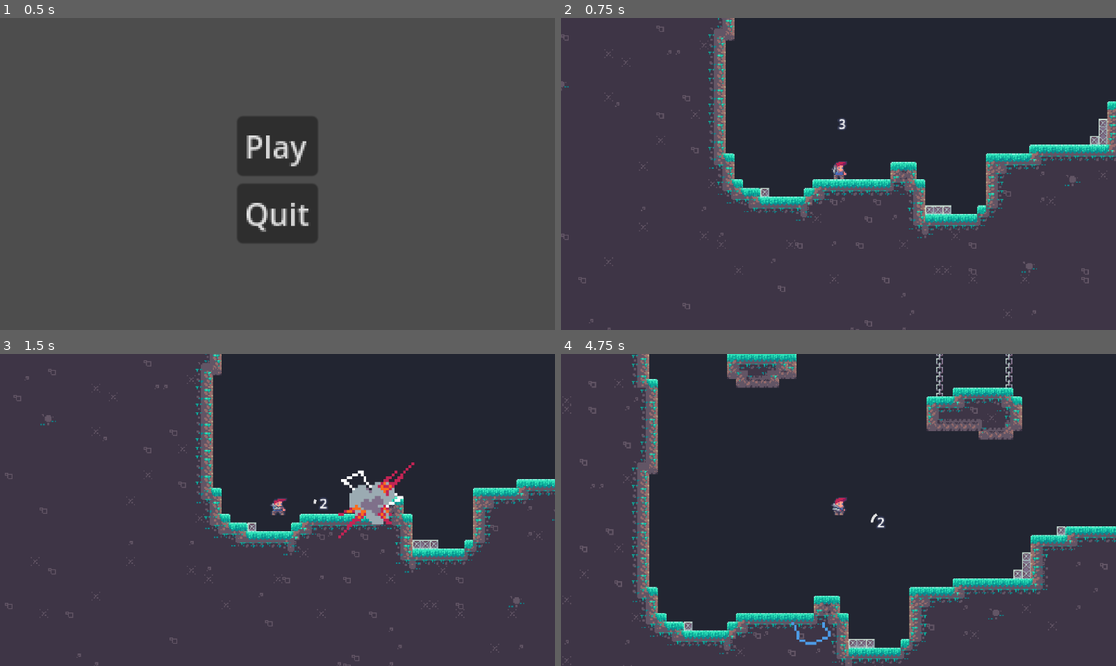
Above: before the commit, frames 1-4 (two rows, left to right).
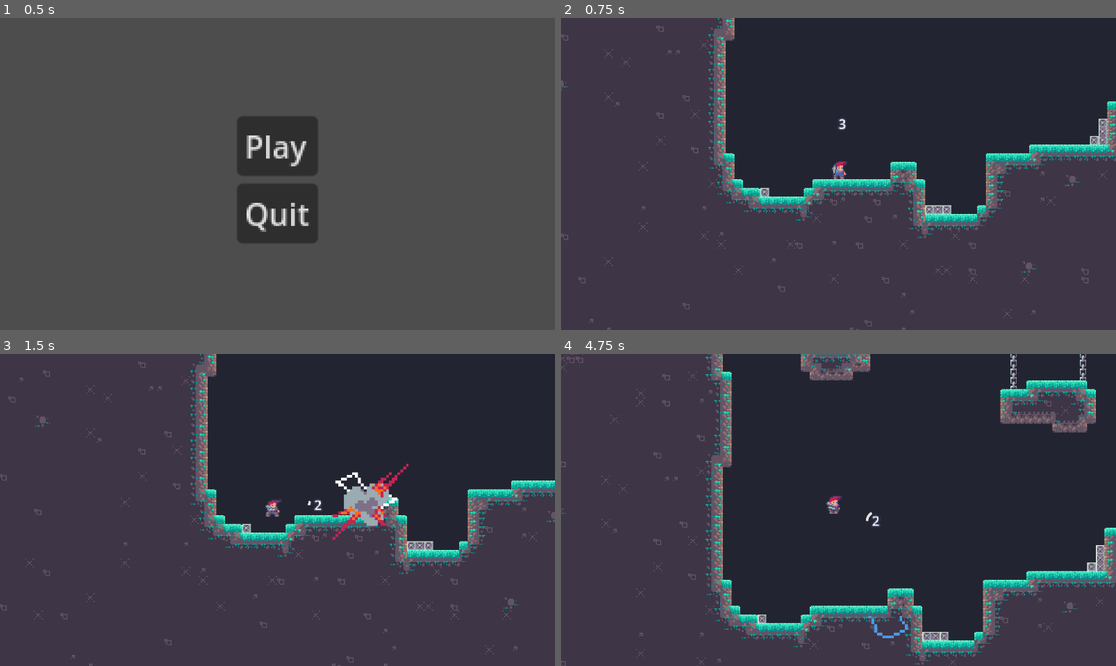
Above: after the commit, the same moments.

Repository: SoulierTom/Rocket
Game: Godot game, scene res://Scenes/Main_Menu.tscn
The game is run twice, just before and just after one commit, with the same random seed, the same clock (stepped at 60 frames per second) and the same inputs.
Inputs (mouse positions are in pixels of both pictures, inside the frame that each line leads up to):
- Up to frame 1 (0.5 s): no input
- Up to frame 2 (0.75 s): click "Play" at 0.5 s
- Up to frame 3 (1.5 s): tap Enter at 1.25 s; move the mouse to (399, 494) at 1.27 s; press the mouse at (399, 494) at 1.28 s; hold D (Move_Right) from 1.28 s (still down)
- Up to frame 4 (4.75 s): tap Space (Jump) at 1.52, 2.27, 3.77, 4.52 s; move the mouse to (727, 525) at 2.02 s; release the mouse at (727, 525) at 2.03 s; click (727, 525) at 2.1 s; move the mouse to (894, 441) at 2.77 s; release D (Move_Right) at 2.78 s; press the mouse at (894, 441) at 2.78 s; hold A (Move_Left) 2.78-3.53 s; move the mouse to (810, 572) at 3.52 s; release the mouse at (810, 572) at 3.53 s; hold D (Move_Right) from 3.53 s (still down); click (810, 572) at 3.6 s; move the mouse to (1005, 556) at 4.27 s; press the mouse at (1005, 556) at 4.28 s

Frame 1 is identical in both runs. In frame 2, 0.8% of the frame differs, in the area x 0-100%, y 0-100%; in frame 3, 7.4%; in frame 4, 33%.

Commit message:
Latence camera

Diff:
--- a/Scenes/player.tscn
+++ b/Scenes/player.tscn
@@ -105,6 +105,14 @@
 
 [node name="Camera2D" type="Camera2D" parent="."]
 position = Vector2(0, 4)
+drag_horizontal_enabled = true
+drag_vertical_enabled = true
+drag_horizontal_offset = 0.01
+drag_vertical_offset = 0.01
+drag_left_margin = 0.02
+drag_top_margin = 0.02
+drag_right_margin = 0.02
+drag_bottom_margin = 0.02
 script = ExtResource("3_nn84d")
 target_width = 512.0
 target_height = 307.0
